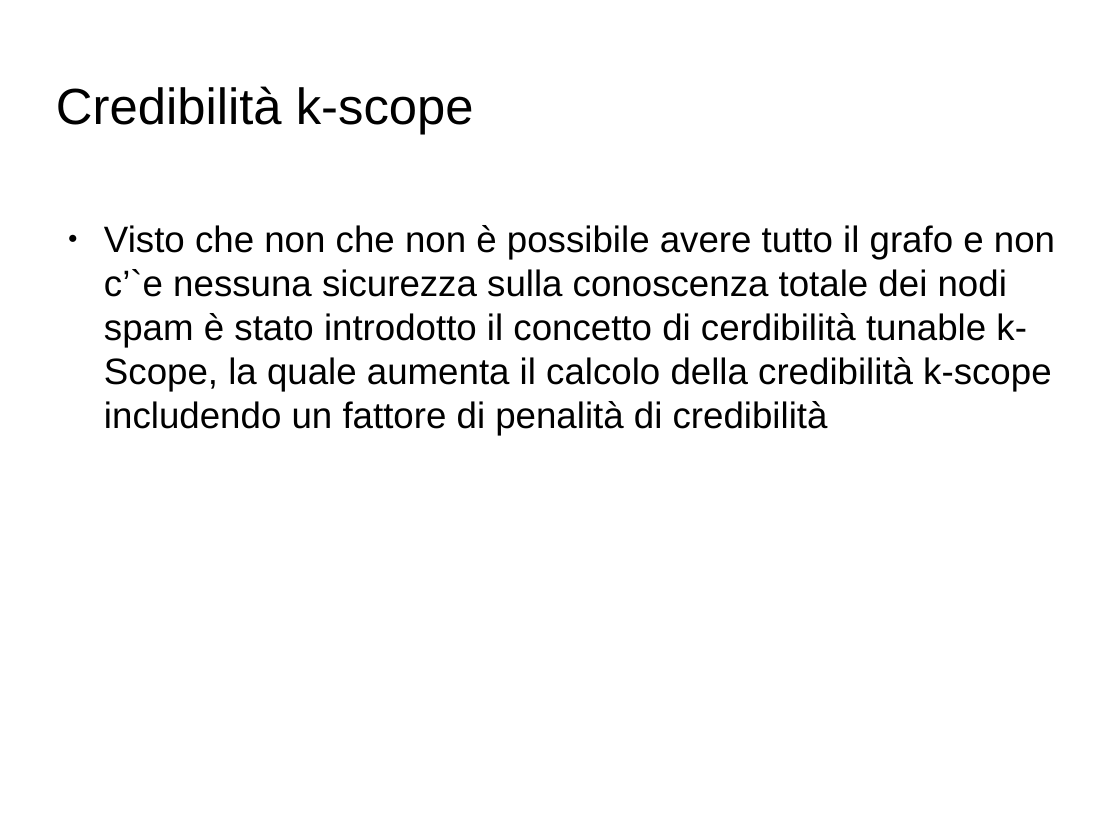
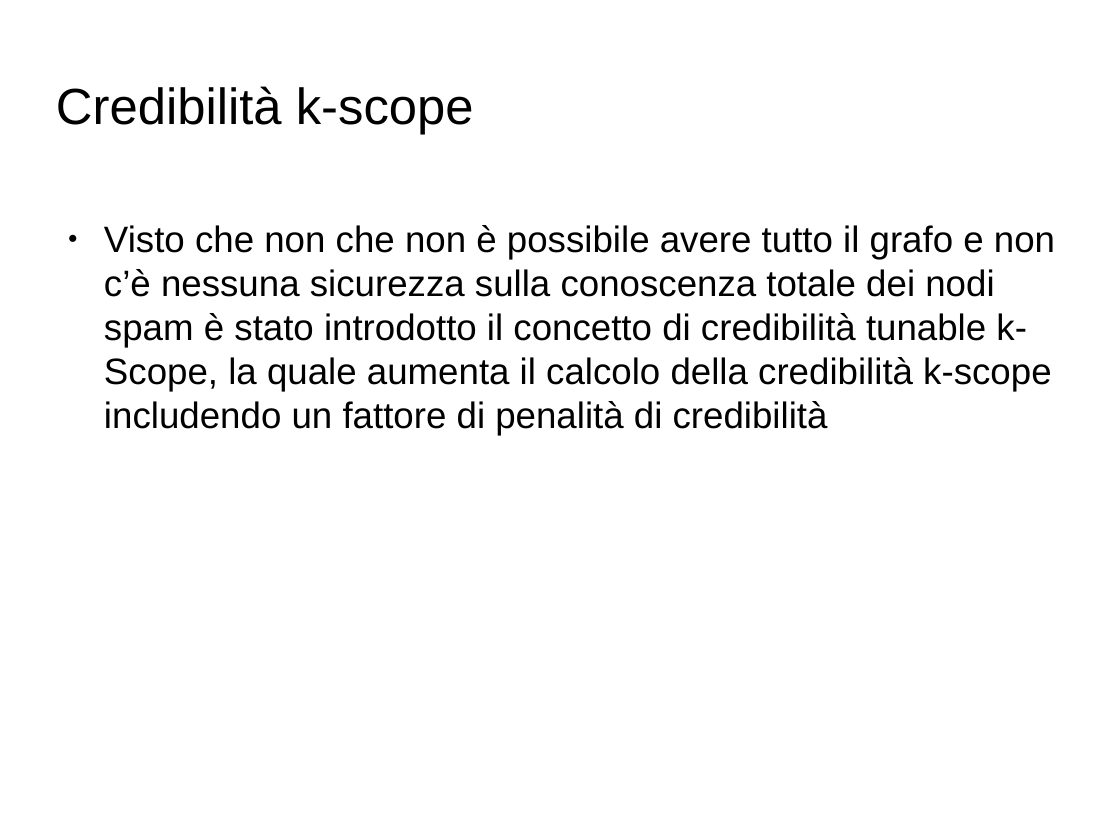
Before and after one commit to Toolanto/presentation, a slide deck: slide 125 of presentazione.odp (slide 122 before the commit). Drawn at 1120x840 pixels with LibreOffice and Linux fonts; fonts in the diff are those of the drawing; background and template pictures are left out. Boxes give left, top, right and bottom in pixels: in the first picture for what was removed or moved away, otherwise in the second. Text is boxed around its words. In the diff, an @@ line names an element or a change of style, - is before the commit and + after.

```diff
--- a/presentazione.odp
+++ b/presentazione.odp
@@ text at [104, 225, 1055, 436]: text changed @@
-● Visto che non che non è possibile avere tutto il grafo e non c’`e nessuna sicurezza sulla conoscenza totale dei nodi spam è stato introdotto il concetto di cerdibilità tunable k-Scope, la quale aumenta il calcolo della credibilità k-scope includendo un fattore di penalità di credibilità
+● Visto che non che non è possibile avere tutto il grafo e non c’è nessuna sicurezza sulla conoscenza totale dei nodi spam è stato introdotto il concetto di credibilità tunable k-Scope, la quale aumenta il calcolo della credibilità k-scope includendo un fattore di penalità di credibilità
```
Also in this commit, not shown: 51 other slides changed, 12 slides added, 4 slides removed, 1 other file.
